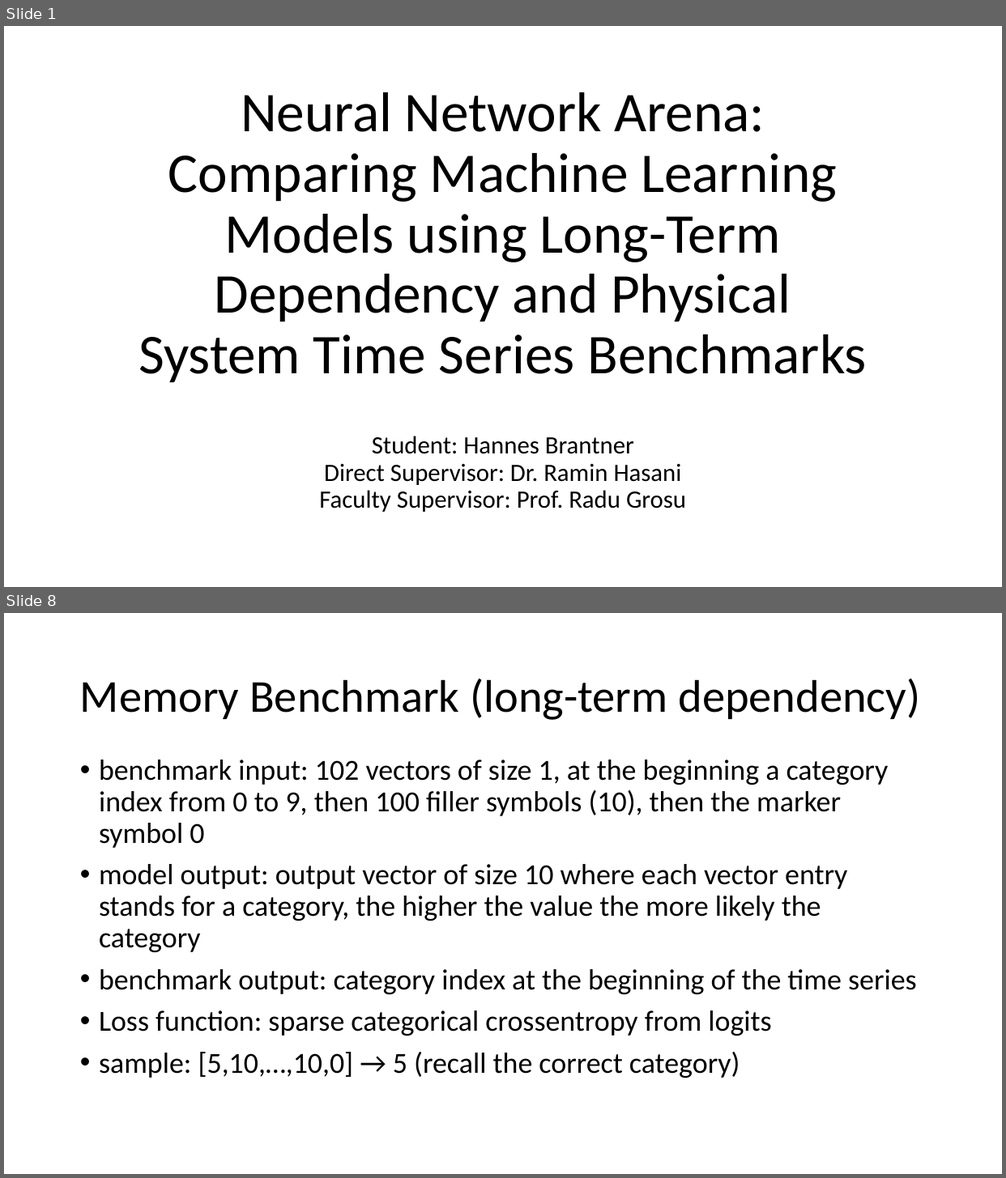
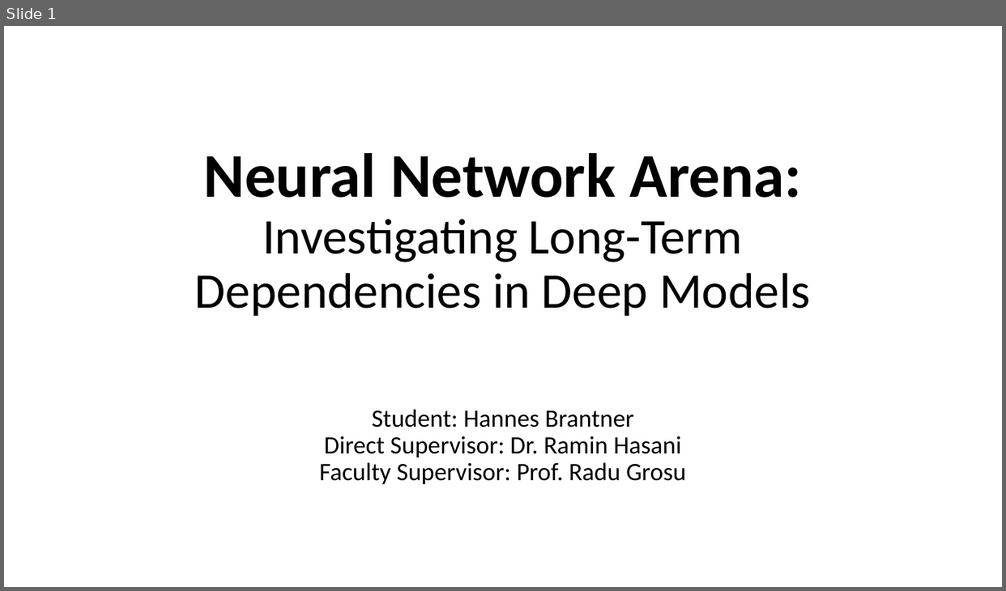
Before and after one commit to Oidlichtnwoada/NeuralNetworkArena, a slide deck: thesis/presentations/thesis_presentation.pptx. Shown one above the other, each under a label of ours: slides 1 and 8 before the commit, slide 1 after it; the slides between them are not shown. The pictures are 1006x1178 and 1006x591 pixels, drawn with LibreOffice and Linux fonts; fonts in the diff are those of the drawing. Boxes give left, top, right and bottom in pixels: in the first picture for what was removed or moved away, otherwise in the second. Text is boxed around its words. In the diff, an @@ line names an element or a change of style, - is before the commit and + after.

```diff
--- a/thesis/presentations/thesis_presentation.pptx
+++ b/thesis/presentations/thesis_presentation.pptx
@@ slide 8 removed at [4,613,1002,1174], background #FFFFFF @@
@@ title removed at [80,679,920,720] @@
-Memory Benchmark (long-term dependency)
@@ text removed at [99,760,917,1078] @@
-• benchmark input: 102 vectors of size 1, at the beginning a category index from 0 to 9, then 100 filler symbols (10), then the marker symbol 0
-• model output: output vector of size 10 where each vector entry stands for a category, the higher the value the more likely the category
-• benchmark output: category index at the beginning of the time series
-• Loss function: sparse categorical crossentropy from logits
-• sample: [5,10,…,10,0] → 5 (recall the correct category)
@@ slide 1 changed as well @@
@@ title at [195,153,810,316]: text changed; size 54 to 48 pt @@
-Neural Network Arena: Comparing Machine Learning Models using Long-Term Dependency and Physical System Time Series Benchmarks
+Neural Network Arena: Investigating Long-Term Dependencies in Deep Models
@@ subtitle "Student: Hannes Brantner Direct Supervisor: ...": place and size @@
-subtitle "Student: Hannes Brantner Direct Supervisor: ..." at [319,436,686,512]
+subtitle "Student: Hannes Brantner Direct Supervisor: ..." at [319,409,686,484]
```
Also in this commit, not shown: 3 other slides changed, 16 slides added, 34 other slides removed, 2 other files.
